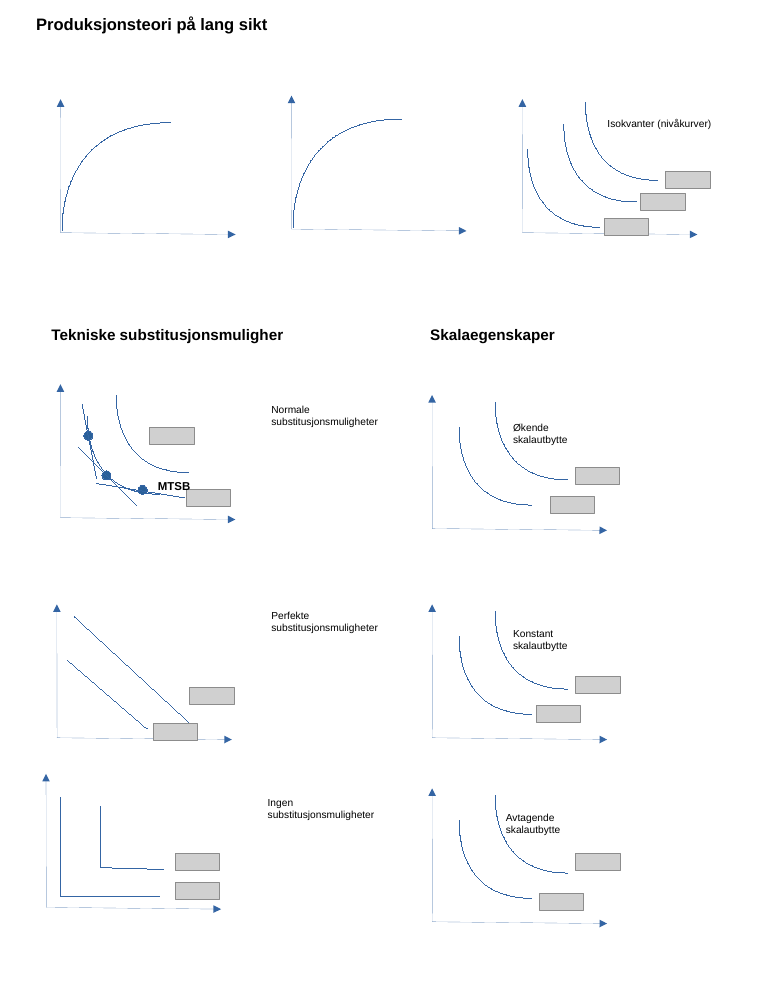
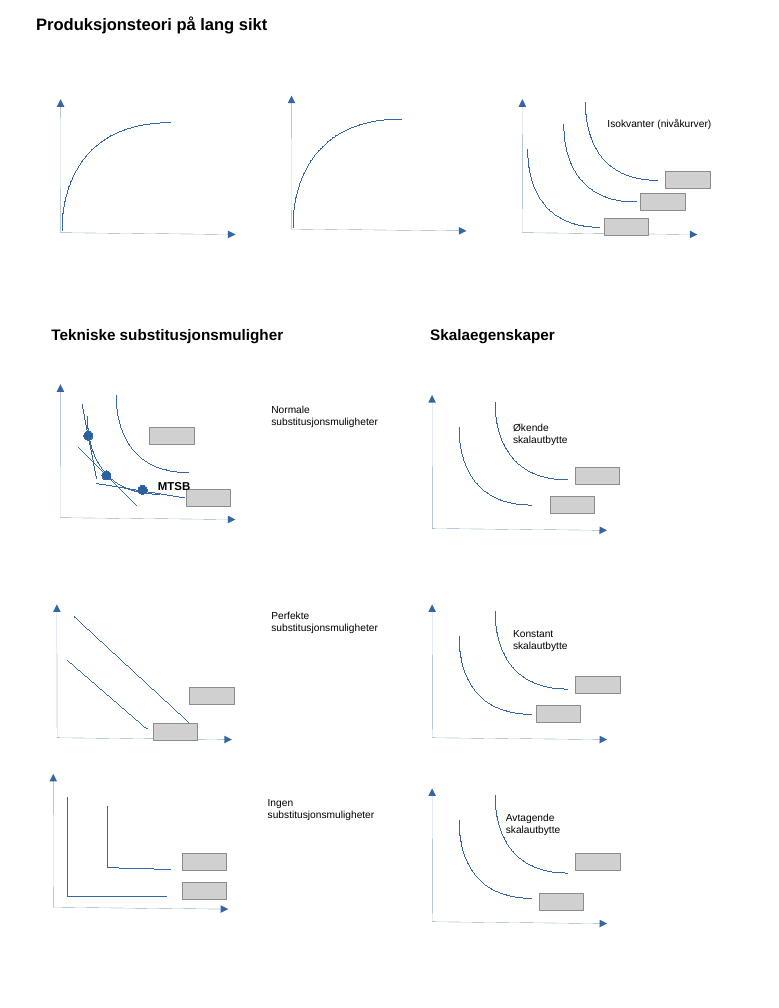
Before and after one commit to joernih/SFB10816Mikrooekonomi, a slide deck: slide 6 of forelesninger/drawio/alle_halden5.odp. Drawn at 779x1008 pixels with LibreOffice and Linux fonts; fonts in the diff are those of the drawing; grey boxes stand for pictures; background and template pictures are left out. Boxes give left, top, right and bottom in pixels: in the first picture for what was removed or moved away, otherwise in the second. Text is boxed around its words. In the diff, an @@ line names an element or a change of style, - is before the commit and + after.

```diff
--- a/forelesninger/drawio/alle_halden5.odp
+++ b/forelesninger/drawio/alle_halden5.odp
@@ line moved from (60, 797) - (60, 896) to (68, 797) - (68, 896) @@
@@ 2 pictures, 2 arrows, 2 lines: place and size @@
-2 pictures, 2 arrows, 2 lines at [46,774,221,909]
+2 pictures, 2 arrows, 2 lines at [53,774,228,909]
@@ line moved from (159, 896) - (60, 896) to (167, 896) - (68, 896) @@
```
Also in this commit, not shown: 1 other slide changed, 5 other files.
